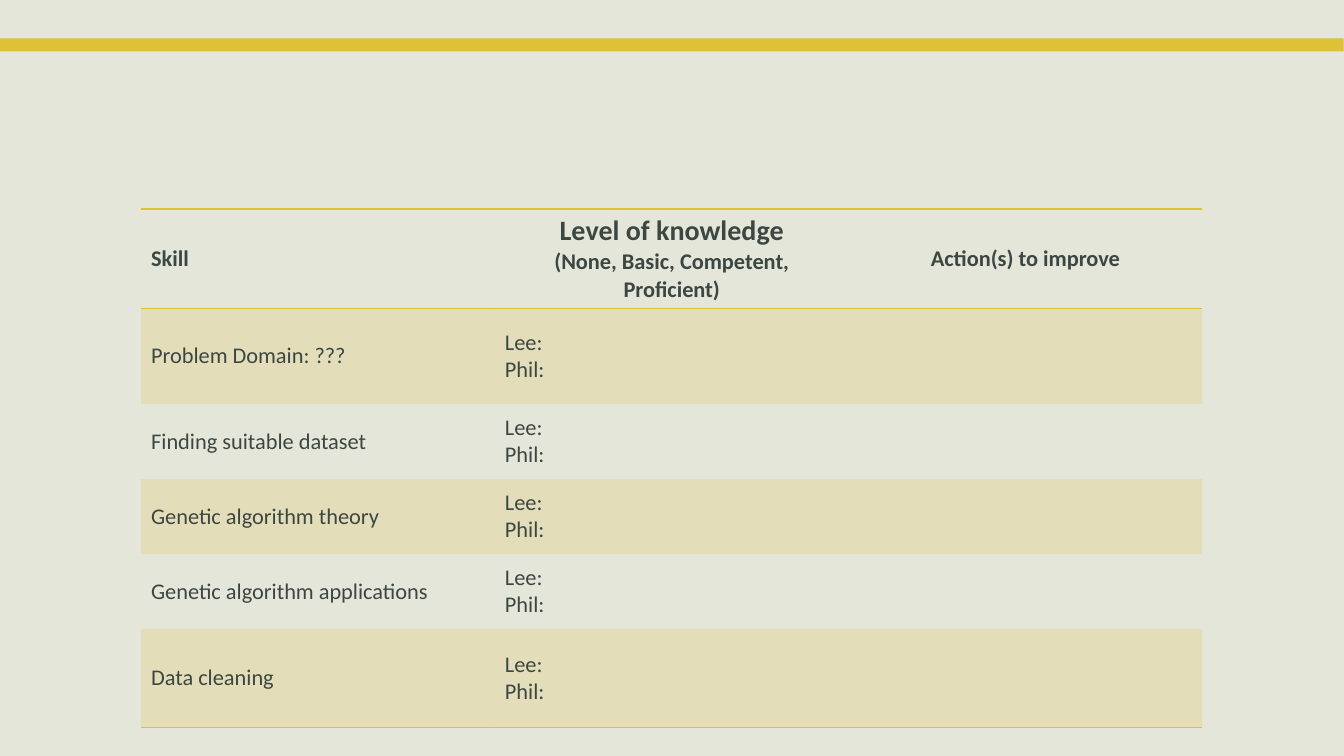
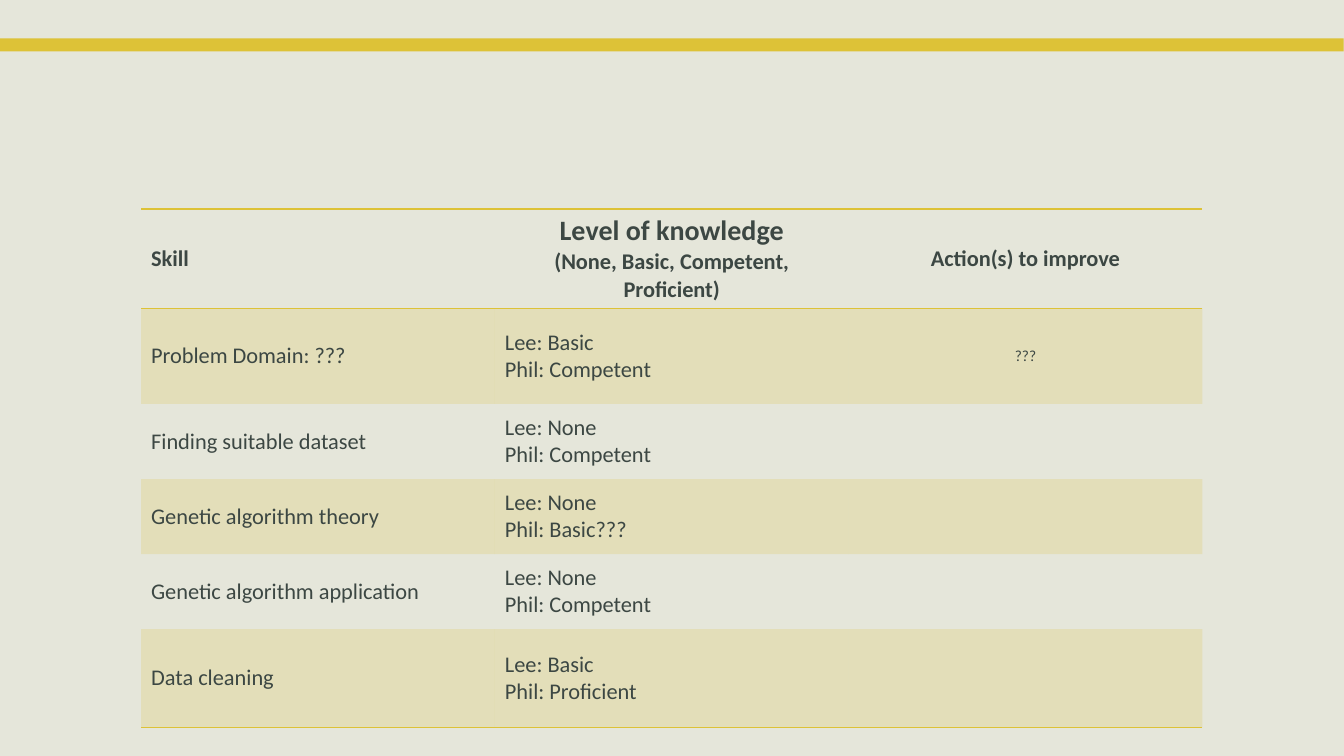
Before and after one commit to PhilipCastiglione/SIT215_PBL4, a slide deck: slide 3 of PST4 Genetic Algorithms.pptx. Drawn at 1344x756 pixels with LibreOffice and Linux fonts; fonts in the diff are those of the drawing; background and template pictures are left out. Boxes give left, top, right and bottom in pixels: in the first picture for what was removed or moved away, otherwise in the second. Text is boxed around its words. In the diff, an @@ line names an element or a change of style, - is before the commit and + after.

Commit message:
first draft of presentation

```diff
--- a/PST4 Genetic Algorithms.pptx
+++ b/PST4 Genetic Algorithms.pptx
@@ table at (x1=141, y1=209, x2=1203, y2=726) @@
-row 2, column 2: Lee: / Phil:
+row 2, column 2: Lee: Basic / Phil: Competent
-row 2, column 3: 
+row 2, column 3: ???
-row 3, column 2: Lee: / Phil:
+row 3, column 2: Lee: None / Phil: Competent
-row 4, column 2: Lee: / Phil:
+row 4, column 2: Lee: None / Phil: Basic???
-row 5, column 1: Genetic algorithm applications
+row 5, column 1: Genetic algorithm application
-row 5, column 2: Lee: / Phil:
+row 5, column 2: Lee: None / Phil: Competent
-row 6, column 2: Lee: / Phil:
+row 6, column 2: Lee: Basic / Phil: Proficient
```
